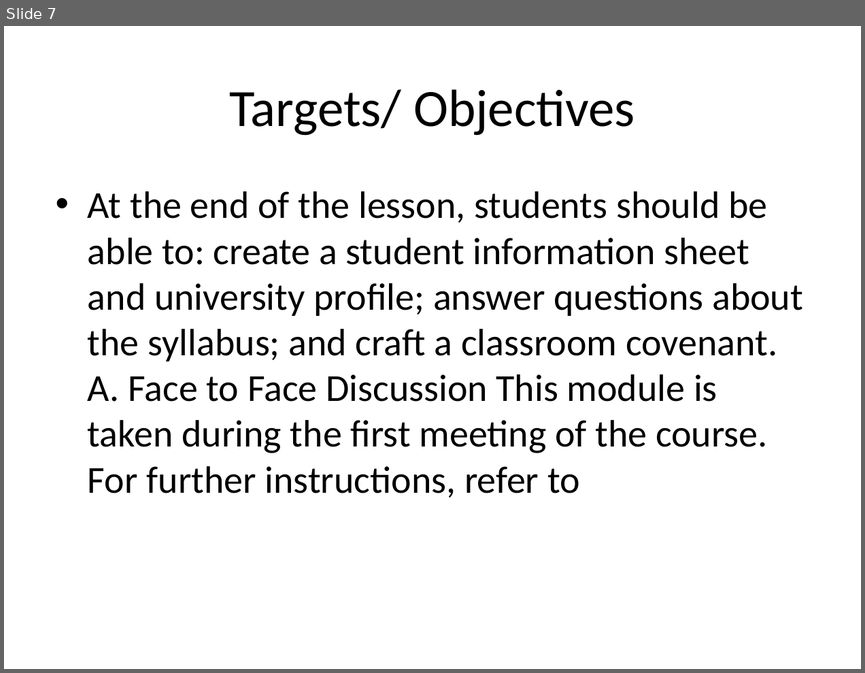
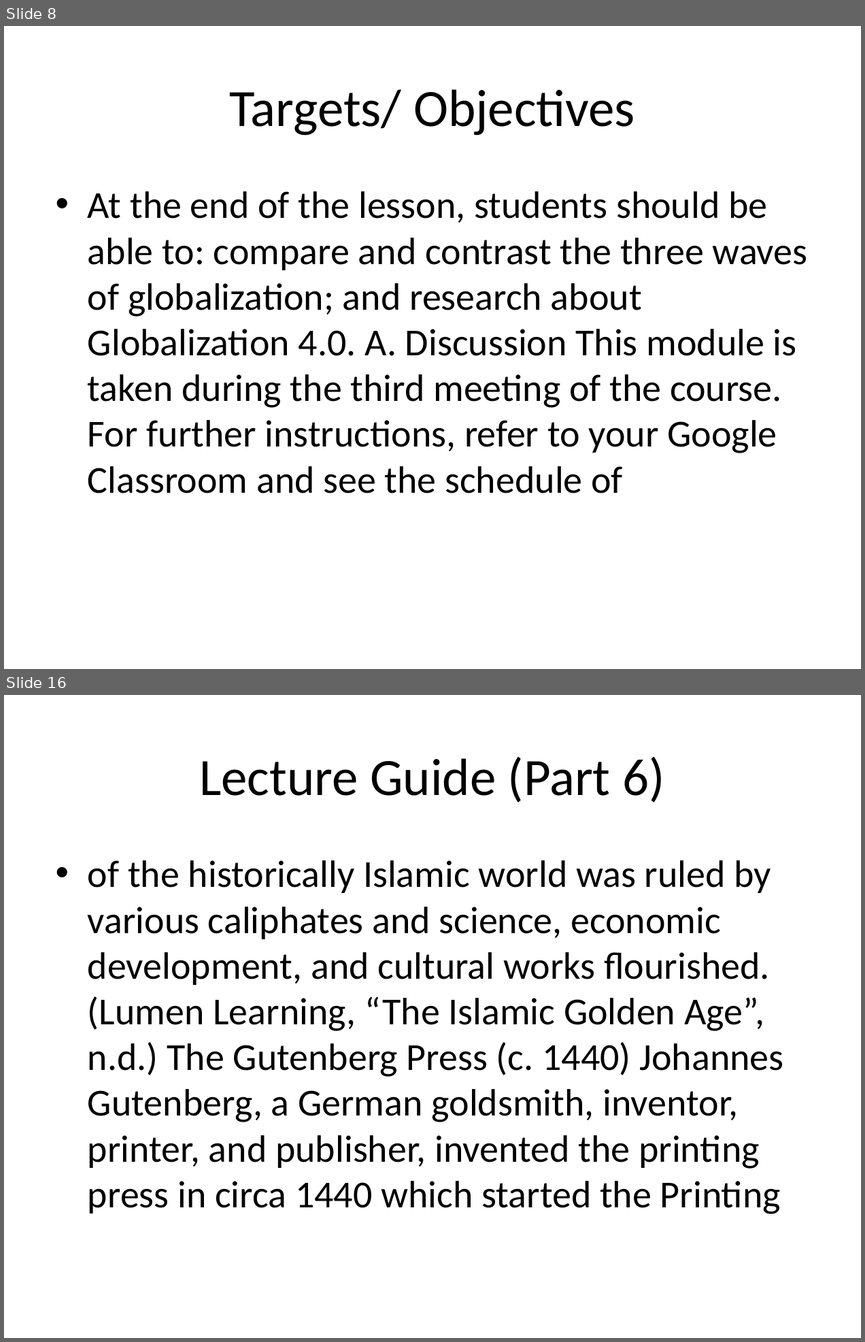
Before and after one commit to ReiJ0J0/PresentFlow_UI, a slide deck: generated/generated_presentation.pptx. Shown one above the other, each under a label of ours: slide 7 before the commit, slides 8 and 16 after it; the slides between them are not shown. The pictures are 865x673 and 865x1342 pixels, drawn with LibreOffice and Linux fonts; fonts in the diff are those of the drawing. Boxes give left, top, right and bottom in pixels: in the first picture for what was removed or moved away, otherwise in the second. Text is boxed around its words. In the diff, an @@ line names an element or a change of style, - is before the commit and + after.

```diff
--- a/generated/generated_presentation.pptx
+++ b/generated/generated_presentation.pptx
@@ slide 16 added at bbox=[4, 695, 861, 1338], background #FFFFFF @@
@@ title added at bbox=[199, 757, 664, 802], 44 pt, text #000000 @@
+Lecture Guide (Part 6)
@@ text added at bbox=[88, 860, 783, 1214], 32 pt, text #000000 @@
+• of the historically Islamic world was ruled by various caliphates and science, economic development, and cultural works flourished. (Lumen Learning, “The Islamic Golden Age”, n.d.) The Gutenberg Press (c. 1440) Johannes Gutenberg, a German goldsmith, inventor, printer, and publisher, invented the printing press in circa 1440 which started the Printing
@@ what was slide 7 is now slide 8 @@
@@ slide 8 changed as well @@
@@ text at bbox=[88, 191, 808, 493]: text changed @@
-• At the end of the lesson, students should be able to: create a student information sheet and university profile; answer questions about the syllabus; and craft a classroom covenant. A. Face to Face Discussion This module is taken during the first meeting of the course. For further instructions, refer to
+• At the end of the lesson, students should be able to: compare and contrast the three waves of globalization; and research about Globalization 4.0. A. Discussion This module is taken during the third meeting of the course. For further instructions, refer to your Google Classroom and see the schedule of
```
Also in this commit, not shown: 11 other slides changed, 38 other slides added, 38 slides removed, 4 other files.
